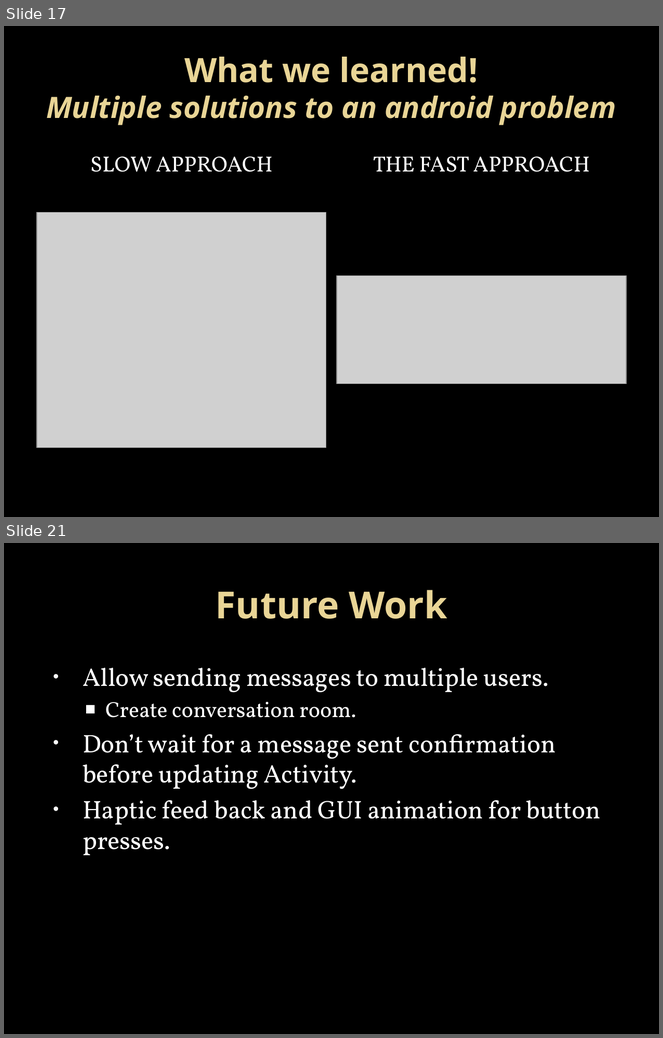
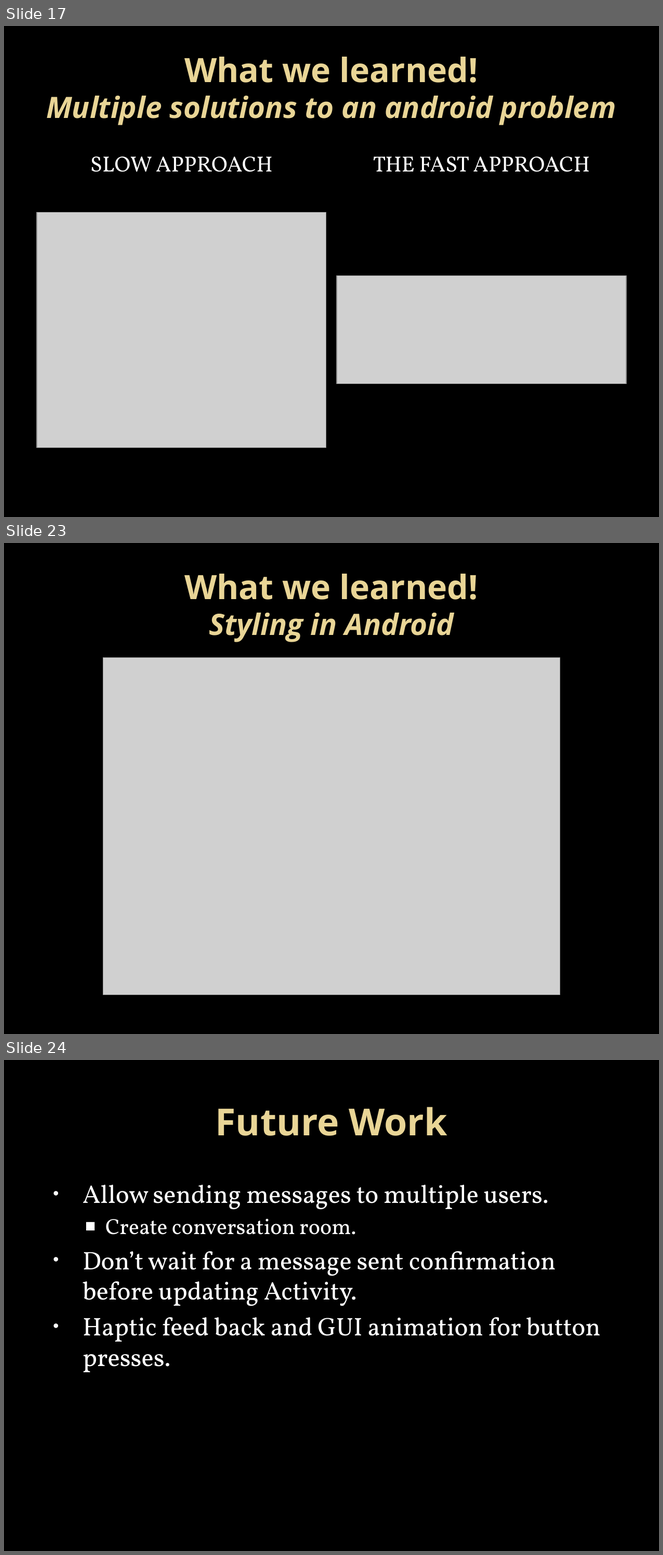
Before and after one commit to kbaileyky/CS5103-SMS, a slide deck: Documents/Presentation/CS5103 SMS MSGR .pptx. Shown one above the other, each under a label of ours: slides 17 and 21 before the commit, slides 17, 23 and 24 after it; the slides between them are not shown. The pictures are 663x1038 and 663x1555 pixels, drawn with LibreOffice and Linux fonts; fonts in the diff are those of the drawing; grey boxes stand for pictures; background and template pictures are left out. Boxes give left, top, right and bottom in pixels: in the first picture for what was removed or moved away, otherwise in the second. Text is boxed around its words. In the diff, an @@ line names an element or a change of style, - is before the commit and + after.

```diff
--- a/Documents/Presentation/CS5103 SMS MSGR .pptx
+++ b/Documents/Presentation/CS5103 SMS MSGR .pptx
@@ slide 23 added at bbox=[4, 543, 659, 1034], background picture (left out) @@
@@ title added at bbox=[184, 574, 478, 642], 32.4 pt, text gradient #EAD696 to #E7D081, bold, italic @@
+What we learned!
+Styling in Android
@@ picture added at bbox=[103, 657, 559, 995] @@
@@ what was slide 21 is now slide 24 @@
```
Also in this commit, not shown: 6 slides changed, 2 other slides added.
